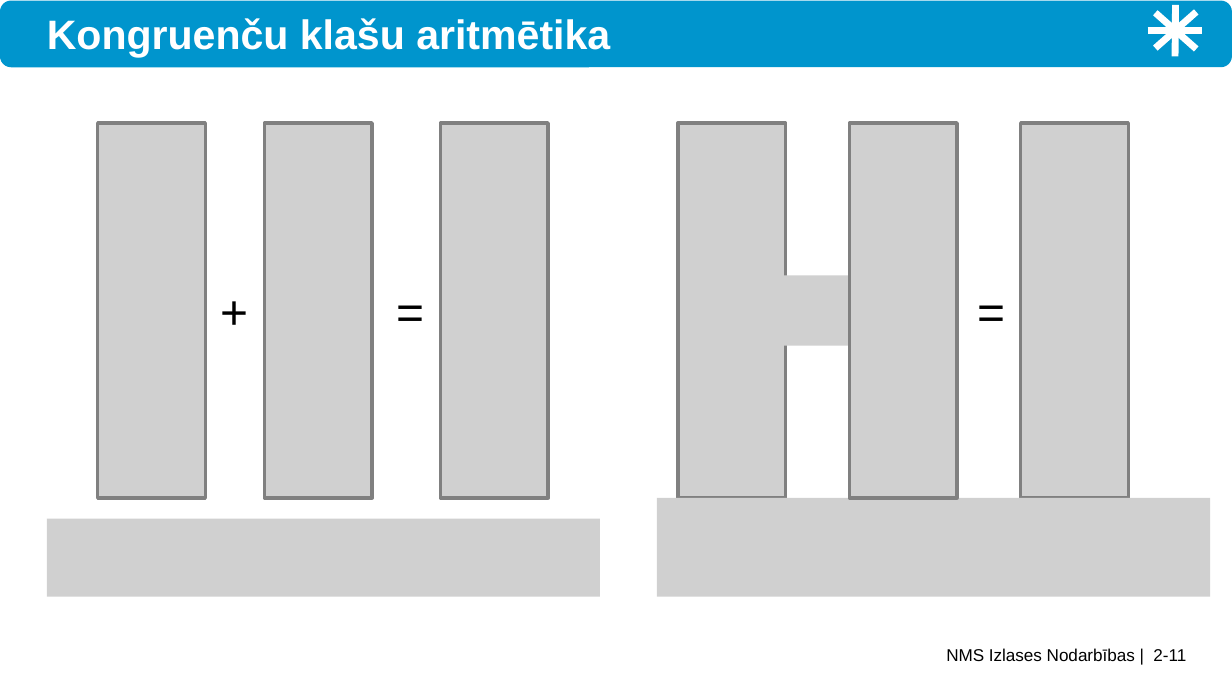
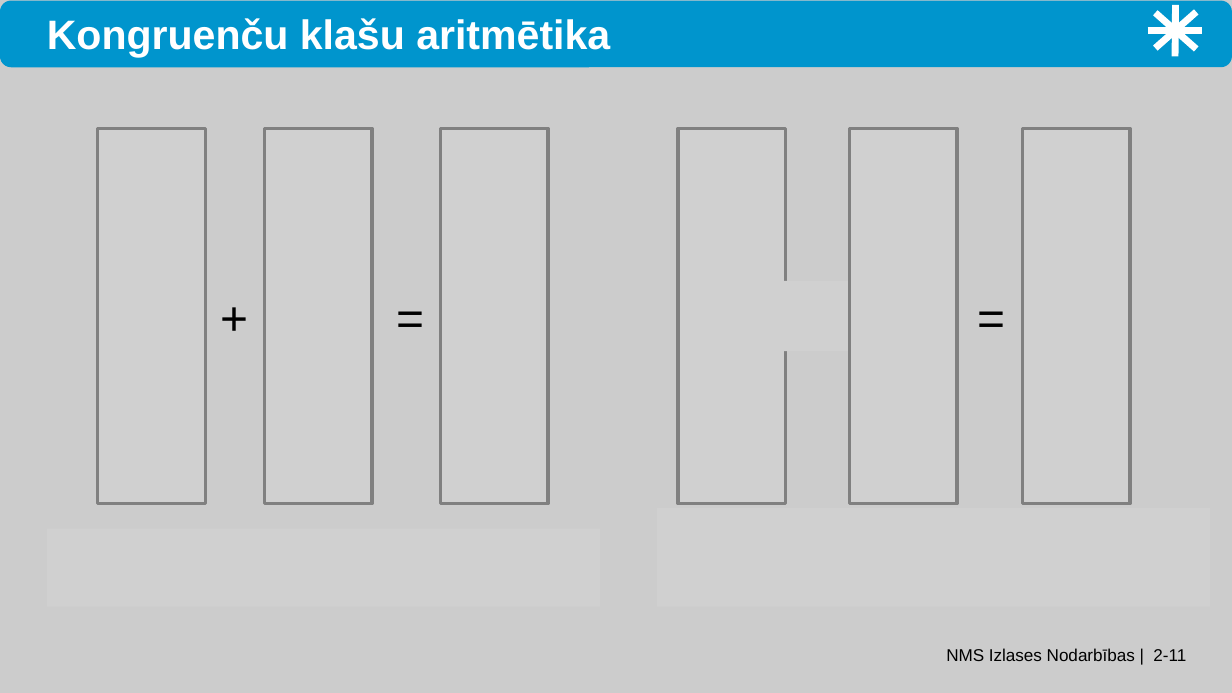
Before and after one commit to kapsitis/nms-courses, a slide deck: slide 11 of legacy-slides/ntjun02-modular-arithmetic.pptx. Drawn at 1232x693 pixels with LibreOffice and Linux fonts; fonts in the diff are those of the drawing; grey boxes stand for pictures. Boxes give left, top, right and bottom in pixels: in the first picture for what was removed or moved away, otherwise in the second. Text is boxed around its words. In the diff, an @@ line names an element or a change of style, - is before the commit and + after.

```diff
--- a/legacy-slides/ntjun02-modular-arithmetic.pptx
+++ b/legacy-slides/ntjun02-modular-arithmetic.pptx
@@ background #FFFFFF to #CCCCCC @@
@@ 7 pictures, 3 texts: place and size @@
-7 pictures, 3 texts at (97,123,1129,498)
+7 pictures, 3 texts at (97,128,1130,503)
@@ picture: place and size @@
-picture at (657,498,1210,596)
+picture at (657,508,1210,606)
@@ picture: place and size @@
-picture at (47,519,600,596)
+picture at (47,529,600,606)
```
Also in this commit, not shown: 13 other slides changed, 13 slides removed, 13 other files.
